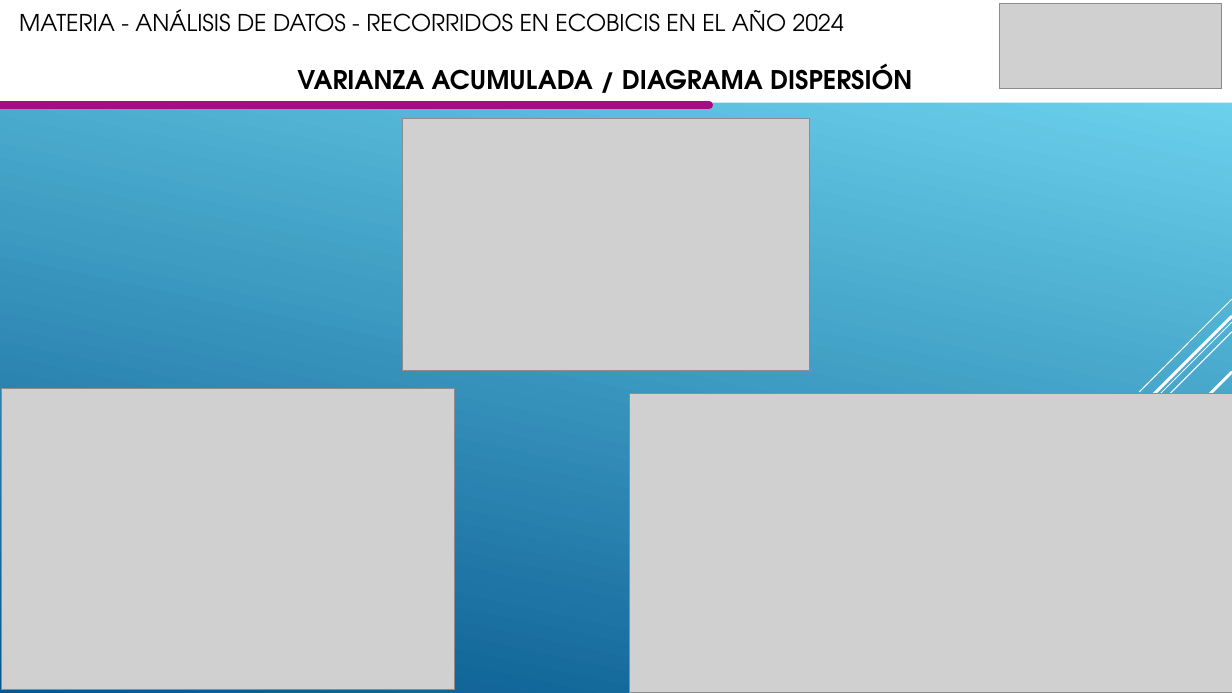
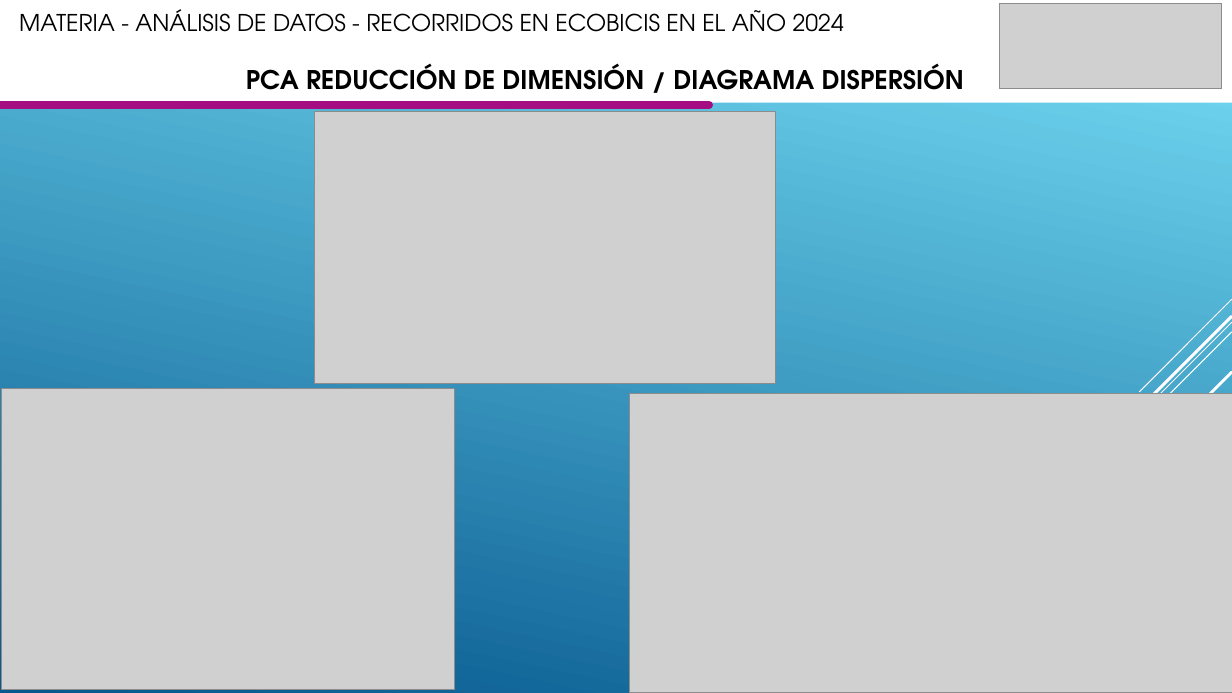
Before and after one commit to luigisan80/Analisis_Datos-, a slide deck: slide 16 of AdD_B12025_Grupo5.pptx (slide 14 before the commit). Drawn at 1232x693 pixels with LibreOffice and Linux fonts; fonts in the diff are those of the drawing; grey boxes stand for pictures. Boxes give left, top, right and bottom in pixels: in the first picture for what was removed or moved away, otherwise in the second. Text is boxed around its words. In the diff, an @@ line names an element or a change of style, - is before the commit and + after.

```diff
--- a/AdD_B12025_Grupo5.pptx
+++ b/AdD_B12025_Grupo5.pptx
@@ text at box(246, 63, 964, 90): text changed @@
-VARIANZA ACUMULADA / DIAGRAMA DISPERSIÓN
+PCA REDUCCIÓN DE DIMENSIÓN / DIAGRAMA DISPERSIÓN
@@ picture: place and size @@
-picture at box(402, 118, 810, 371)
+picture at box(315, 111, 775, 384)
```
Also in this commit, not shown: 6 other slides changed, 2 slides added.
